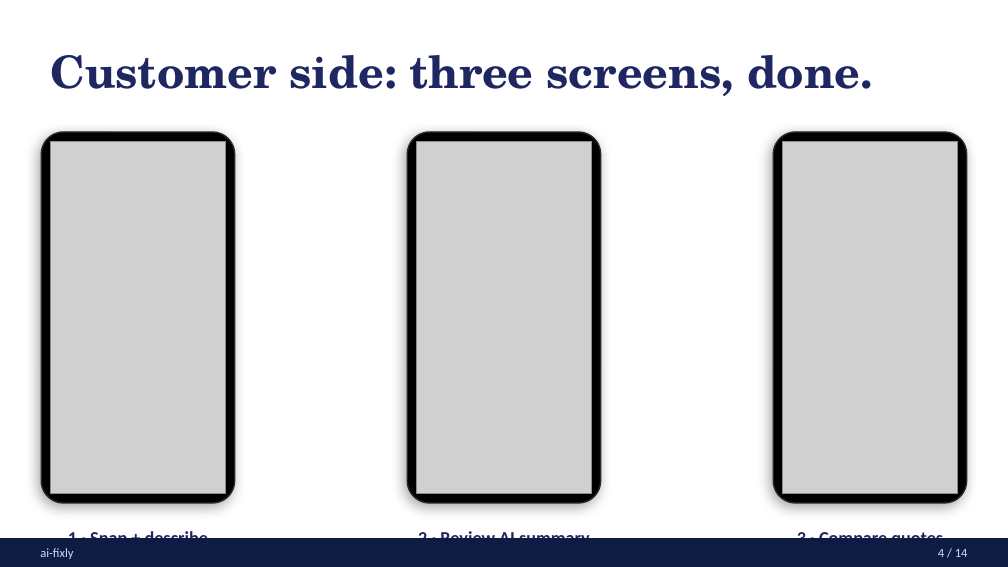
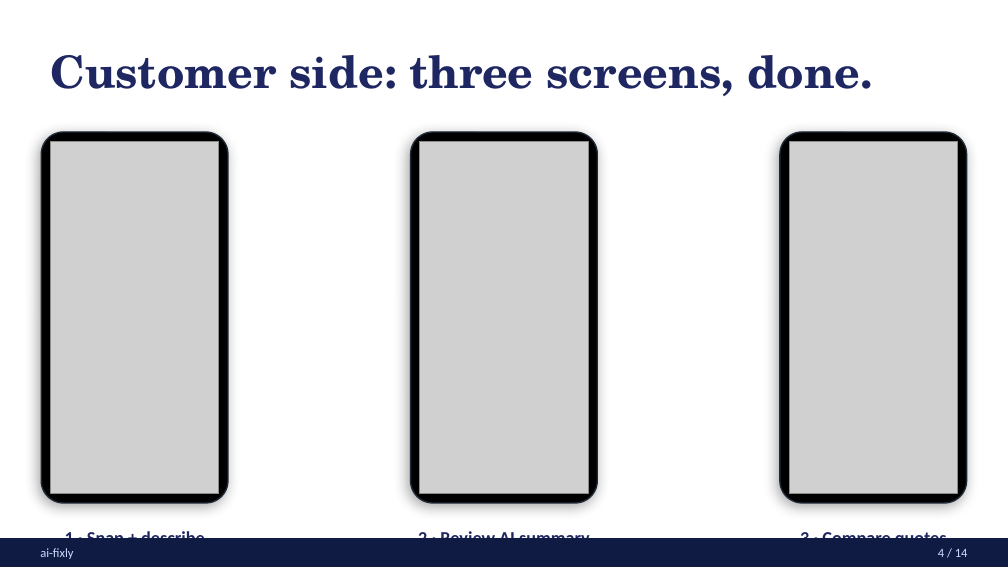
Before and after one commit to roee030/ai-fixly, a slide deck: slide 4 of docs/investor-deck/ai-fixly-investor-deck.pptx. Drawn at 1008x567 pixels with LibreOffice and Linux fonts; fonts in the diff are those of the drawing; grey boxes stand for pictures. Boxes give left, top, right and bottom in pixels: in the first picture for what was removed or moved away, otherwise in the second. Text is boxed around its words. In the diff, an @@ line names an element or a change of style, - is before the commit and + after.

```diff
--- a/docs/investor-deck/ai-fixly-investor-deck.pptx
+++ b/docs/investor-deck/ai-fixly-investor-deck.pptx
@@ rounded rectangle: place and size @@
-rounded rectangle at box(41, 132, 235, 503)
+rounded rectangle at box(41, 132, 228, 503)
@@ picture: place and size @@
-picture at box(50, 141, 226, 494)
+picture at box(50, 141, 219, 494)
@@ rounded rectangle: place and size @@
-rounded rectangle at box(407, 132, 601, 503)
+rounded rectangle at box(410, 132, 597, 503)
@@ picture: place and size @@
-picture at box(416, 141, 592, 494)
+picture at box(419, 141, 588, 494)
@@ proportions changed in 3 elements at box(410, 132, 597, 503), box(41, 132, 228, 503), box(780, 132, 967, 503) @@
@@ rounded rectangle: place and size @@
-rounded rectangle at box(773, 132, 967, 503)
+rounded rectangle at box(780, 132, 967, 503)
@@ picture: place and size @@
-picture at box(782, 141, 958, 494)
+picture at box(789, 141, 958, 494)
@@ text "1 · Snap + describe" rewrapped from box(68, 529, 209, 538) to box(65, 529, 205, 549) @@
@@ text "3 · Compare quotes": place and size @@
-text "3 · Compare quotes" at box(797, 529, 943, 538)
+text "3 · Compare quotes" at box(800, 529, 947, 538)
```
Also in this commit, not shown: 3 other slides changed, 11 other files.
